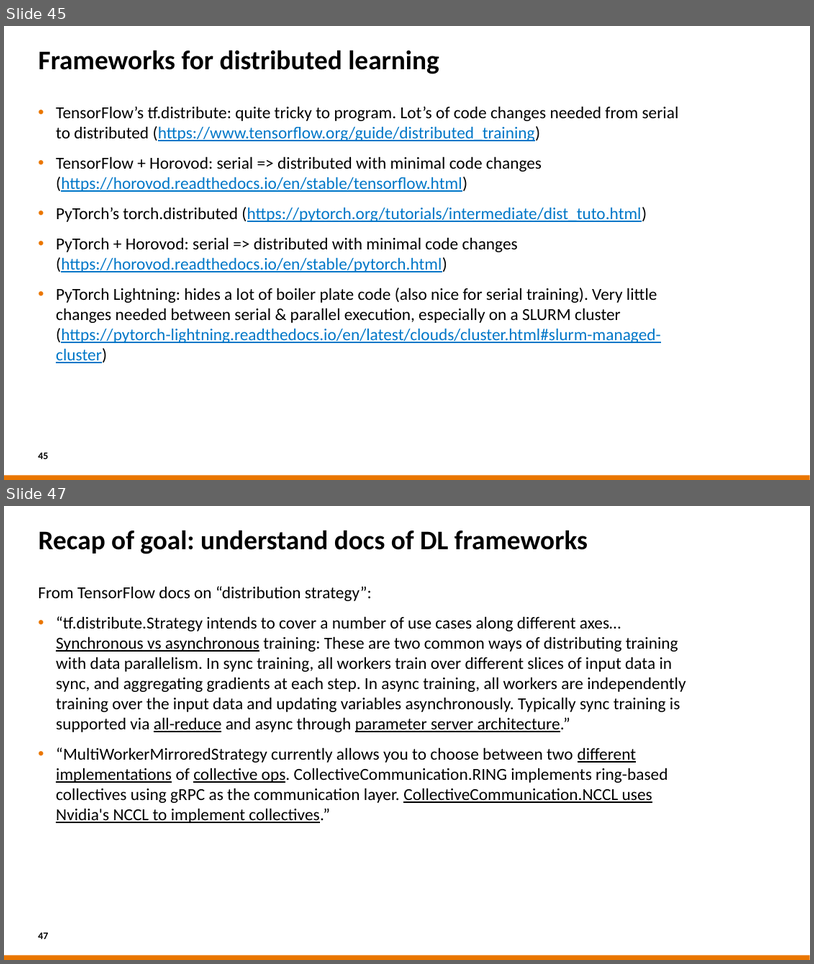
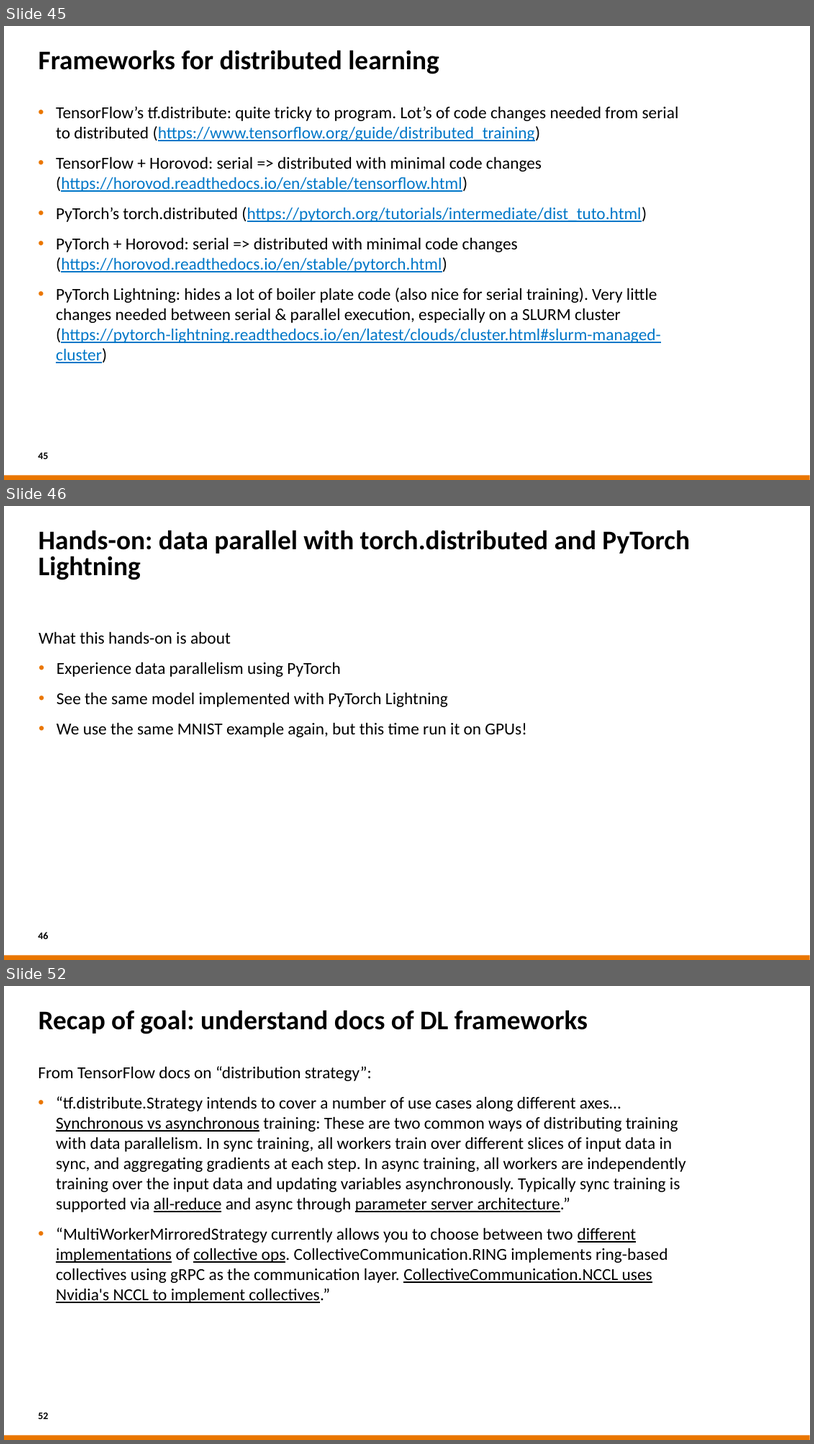
Before and after one commit to sara-nl/MLonHPC_May2023, a slide deck: Parallel_Computing_for_DL.pptx. Shown one above the other, each under a label of ours: slides 45 and 47 before the commit, slides 45, 46 and 52 after it; the slides between them are not shown. The pictures are 814x964 and 814x1444 pixels, drawn with LibreOffice and Linux fonts; fonts in the diff are those of the drawing; background and template pictures are left out. Boxes give left, top, right and bottom in pixels: in the first picture for what was removed or moved away, otherwise in the second. Text is boxed around its words. In the diff, an @@ line names an element or a change of style, - is before the commit and + after.

Commit message:
add a few slides for hands-on

```diff
--- a/Parallel_Computing_for_DL.pptx
+++ b/Parallel_Computing_for_DL.pptx
@@ slide 46 added at [4, 506, 810, 960], background #FFFFFF; not listed: 1 template element that a slide beside it also shows @@
@@ title added at [39, 530, 690, 580], 32 pt, text #000000, bold @@
+Hands-on: data parallel with torch.distributed and PyTorch Lightning
@@ text added at [39, 631, 527, 737], 20 pt, text #000000 @@
+What this hands-on is about
+• Experience data parallelism using PyTorch
+• See the same model implemented with PyTorch Lightning
+• We use the same MNIST example again, but this time run it on GPUs!
@@ page number added at [38, 932, 48, 939], 12 pt, text #000000, bold @@
+46
@@ what was slide 47 is now slide 52 @@
@@ page number at [38, 1412, 48, 1419]: text changed @@
-47
+52
```
Also in this commit, not shown: 2 slides changed, 4 other slides added.
